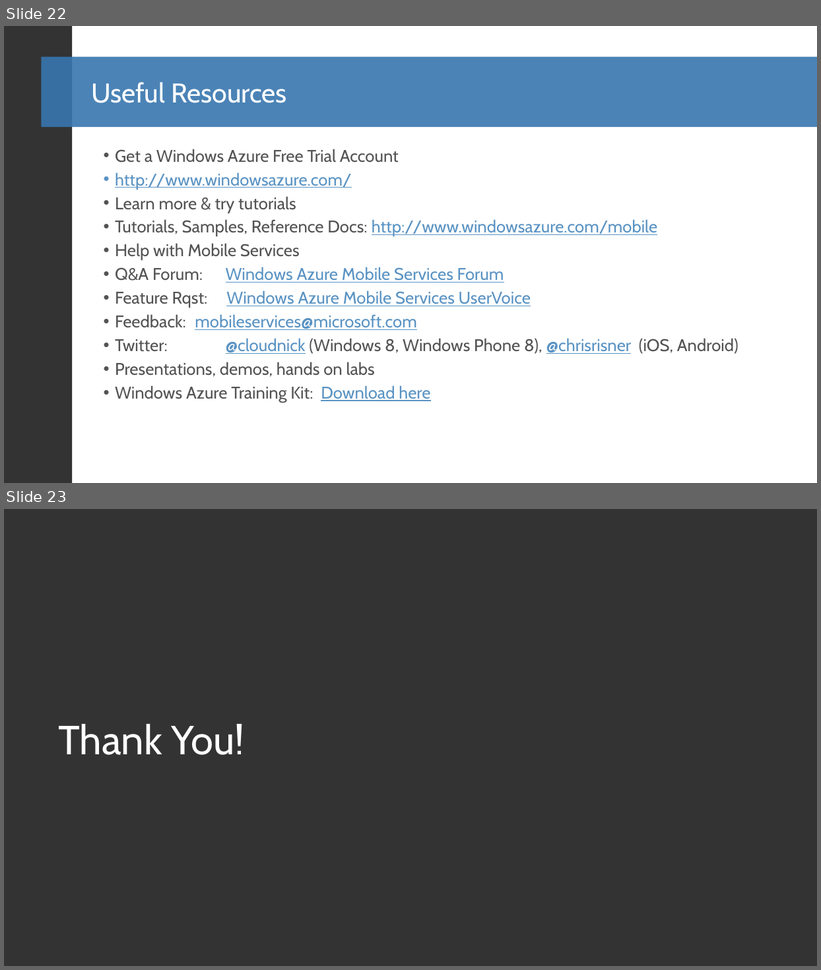
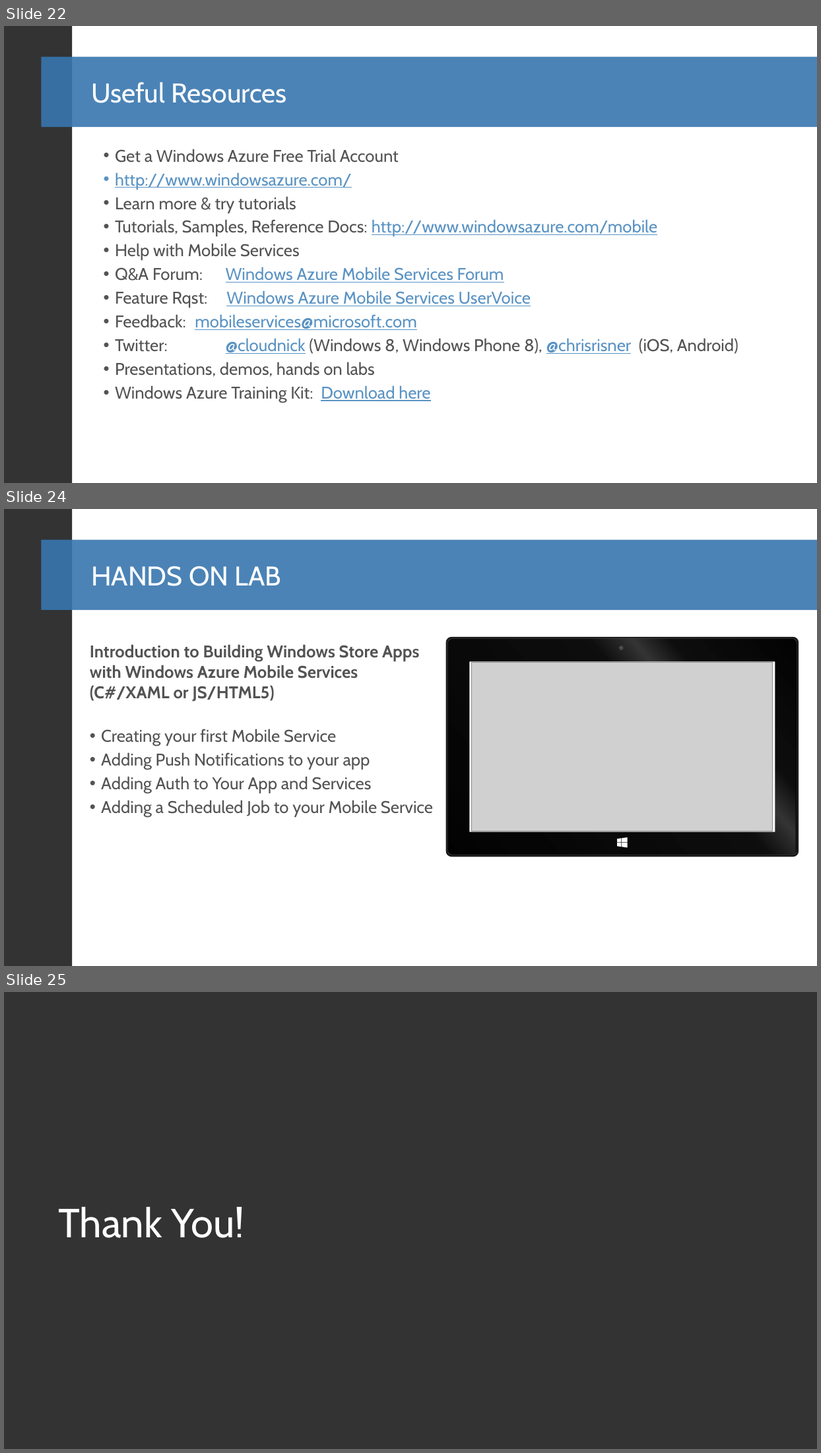
Before and after one commit to BretStateham/WindowsAzureUnleashed, a slide deck: Presentations/03_Windows8AndWindowsAzureMobileServices.pptx. Shown one above the other, each under a label of ours: slides 22 and 23 before the commit, slides 22, 24 and 25 after it; the slides between them are not shown. The pictures are 821x970 and 821x1453 pixels, drawn with LibreOffice and Linux fonts; fonts in the diff are those of the drawing; grey boxes stand for pictures; background and template pictures are left out. Boxes give left, top, right and bottom in pixels: in the first picture for what was removed or moved away, otherwise in the second. Text is boxed around its words. In the diff, an @@ line names an element or a change of style, - is before the commit and + after.

Commit message:
Added HOL Slides to Web Sites and Mobile Services
Added HOL slides to the Web Sites and Mobile Services decks.

```diff
--- a/Presentations/03_Windows8AndWindowsAzureMobileServices.pptx
+++ b/Presentations/03_Windows8AndWindowsAzureMobileServices.pptx
@@ slide 24 added at <box>4,509,817,966</box>, background #FFFFFF; not listed: 2 template elements that a slide beside it also shows @@
@@ title added at <box>91,566,281,586</box>, 32 pt, text #FFFFFF @@
+HANDS ON LAB
@@ text added at <box>90,644,433,817</box>, 20 pt, text #525252 @@
+Introduction to Building Windows Store Apps with Windows Azure Mobile Services (C#/XAML or JS/HTML5)
+• Creating your first Mobile Service
+• Adding Push Notifications to your app
+• Adding Auth to Your App and Services
+• Adding a Scheduled Job to your Mobile Service
@@ group added at <box>447,638,798,856</box>: 4 freeform shapes, 2 ellipses @@
@@ picture added at <box>472,663,773,832</box> @@
@@ what was slide 23 is now slide 25 @@
```
Also in this commit, not shown: 1 other slide added, 1 other file.
